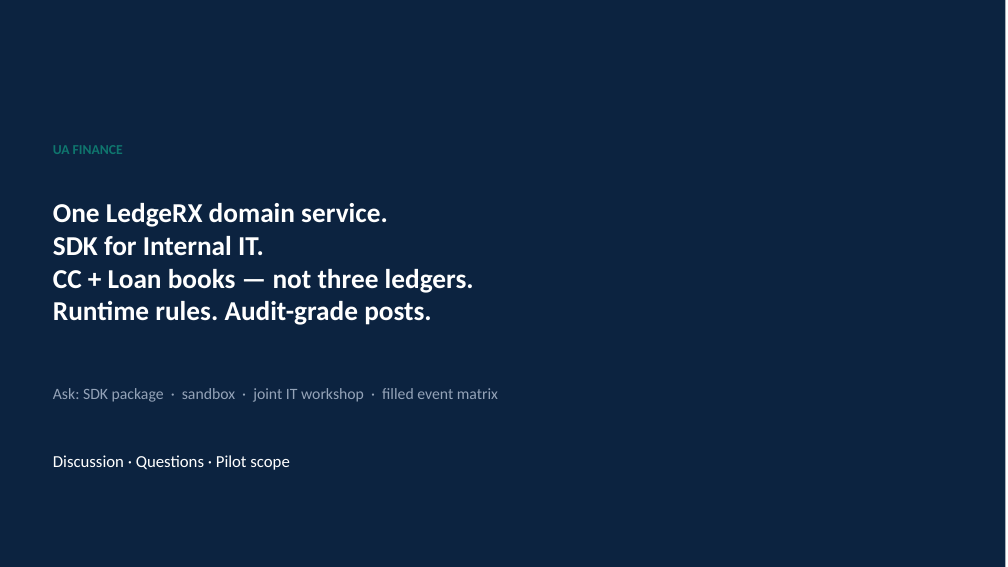
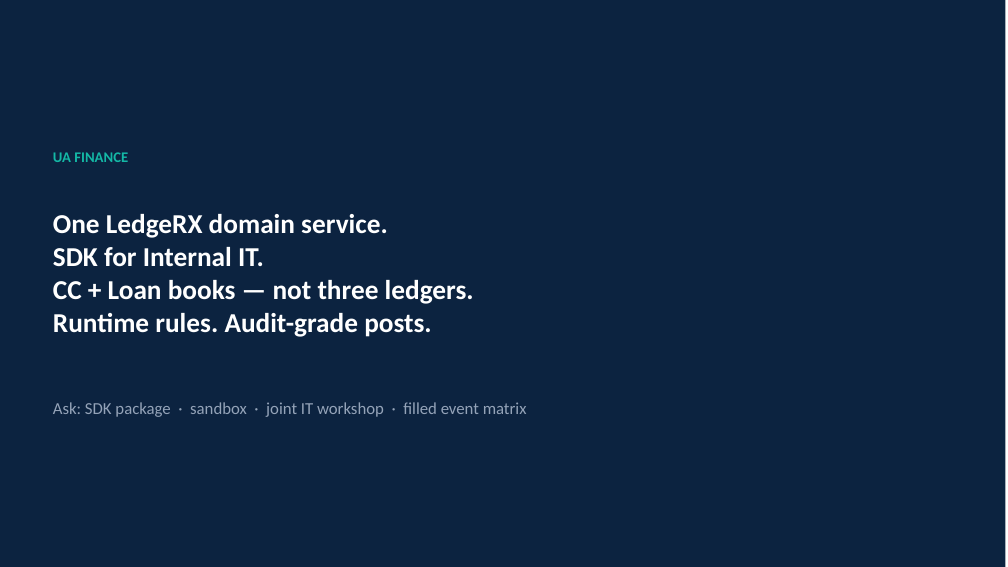
Before and after one commit to yky32/ledger-engine, a slide deck: slide 29 of docs/decks/LedgeRX-Executive-Briefing-v2.pptx (slide 23 before the commit). Drawn at 1008x567 pixels with LibreOffice and Linux fonts; fonts in the diff are those of the drawing. Boxes give left, top, right and bottom in pixels: in the first picture for what was removed or moved away, otherwise in the second. Text is boxed around its words. In the diff, an @@ line names an element or a change of style, - is before the commit and + after.

```diff
--- a/docs/decks/LedgeRX-Executive-Briefing-v2.pptx
+++ b/docs/decks/LedgeRX-Executive-Briefing-v2.pptx
@@ text "UA FINANCE": place and size @@
-text "UA FINANCE" at bbox=[53, 145, 123, 154]
+text "UA FINANCE" at bbox=[53, 152, 128, 162]
@@ text "UA FINANCE" at bbox=[53, 152, 128, 162]: size 13 to 14 pt, text colour #0F766E to #14B8A6 @@
@@ text "One LedgeRX domain service.": place and size @@
-text "One LedgeRX domain service." at bbox=[53, 203, 474, 325]
+text "One LedgeRX domain service." at bbox=[53, 214, 474, 337]
@@ text "Ask: SDK package · sandbox ...": place and size @@
-text "Ask: SDK package · sandbox ..." at bbox=[53, 388, 498, 402]
+text "Ask: SDK package · sandbox ..." at bbox=[53, 402, 527, 417]
@@ text "Ask: SDK package · sandbox ..." at bbox=[53, 402, 527, 417]: size 15 to 16 pt @@
@@ text removed at bbox=[53, 455, 289, 470] @@
-Discussion · Questions · Pilot scope
```
Also in this commit, not shown: 10 other slides changed, 18 slides added, 15 slides removed, 7 other files.
